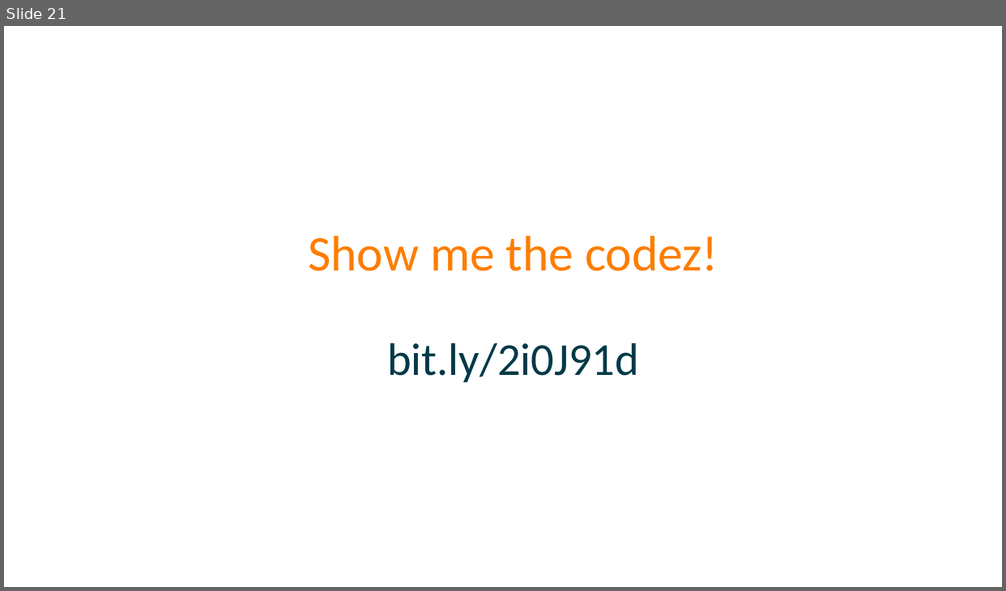
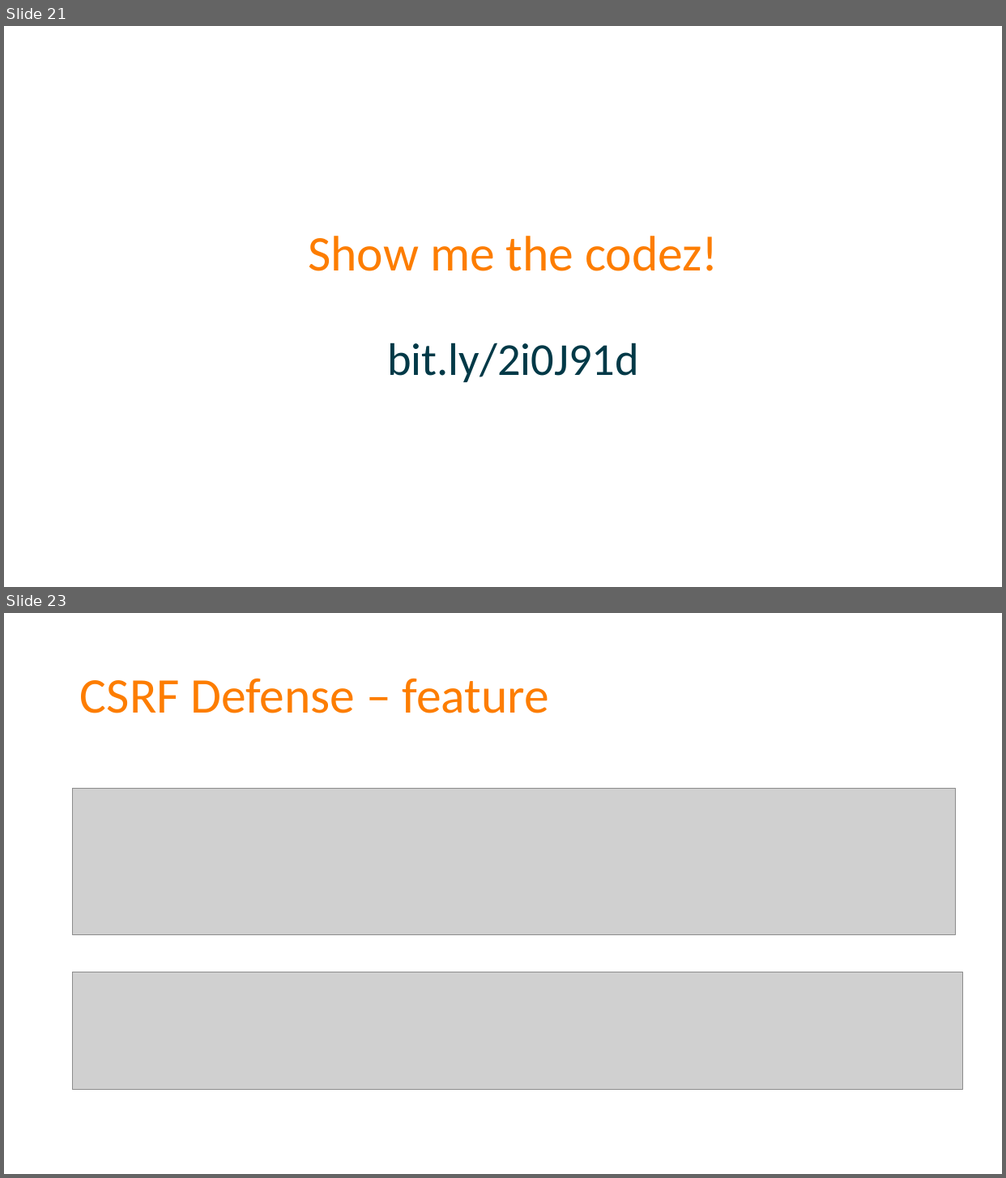
Before and after one commit to spetryjohnson/Talk---Dont-Write-Secure-Code-Design-Secure-Systems, a slide deck: Secure Systems - CodeMash 2017.pptx. Shown one above the other, each under a label of ours: slide 21 before the commit, slides 21 and 23 after it; the slides between them are not shown. The pictures are 1006x591 and 1006x1178 pixels, drawn with LibreOffice and Linux fonts; fonts in the diff are those of the drawing; grey boxes stand for pictures. Boxes give left, top, right and bottom in pixels: in the first picture for what was removed or moved away, otherwise in the second. Text is boxed around its words. In the diff, an @@ line names an element or a change of style, - is before the commit and + after.

```diff
--- a/Secure Systems - CodeMash 2017.pptx
+++ b/Secure Systems - CodeMash 2017.pptx
@@ slide 23 added at (4,613,1002,1174), background #FFFFFF @@
@@ title added at (80,678,549,713), 48 pt, text #FD7D00 @@
+CSRF Defense – feature
@@ picture added at (73,788,956,935) @@
@@ picture added at (73,973,963,1090) @@
```
Also in this commit, not shown: 5 other slides added, 1 slide removed, 1 other file.
